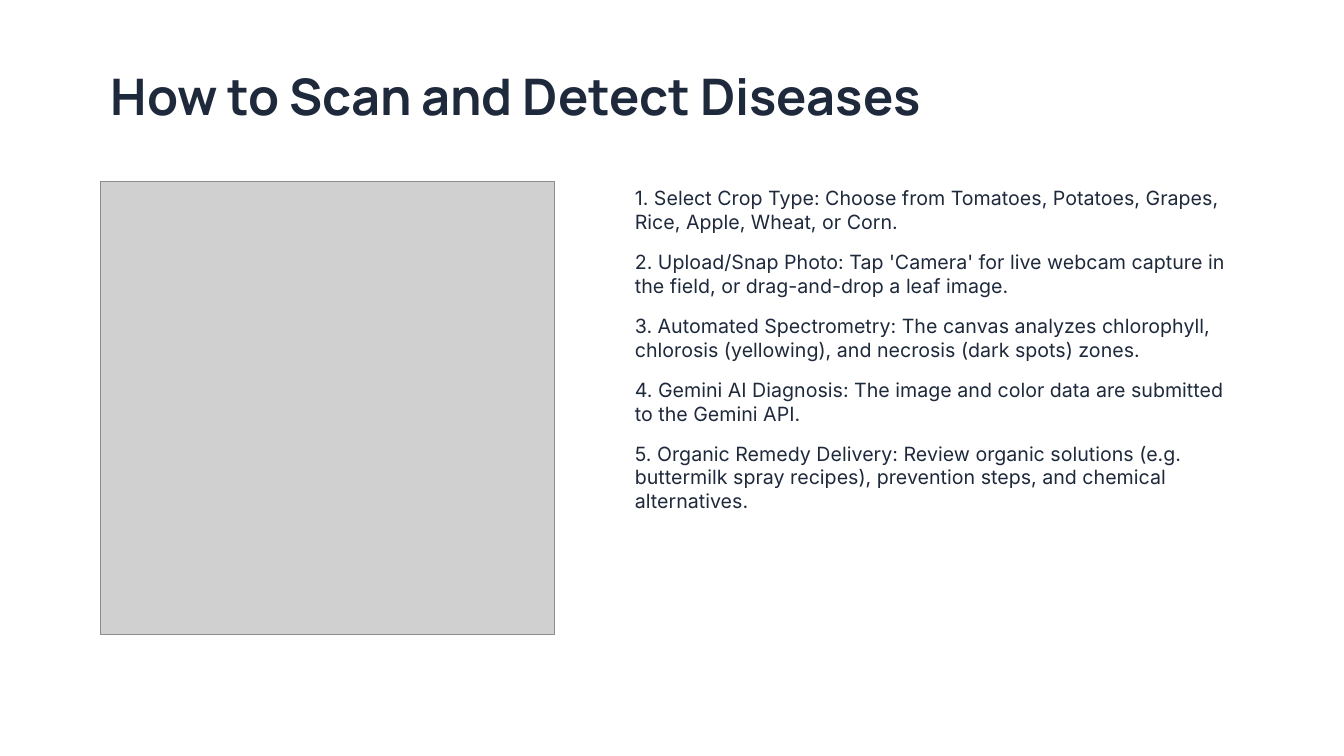
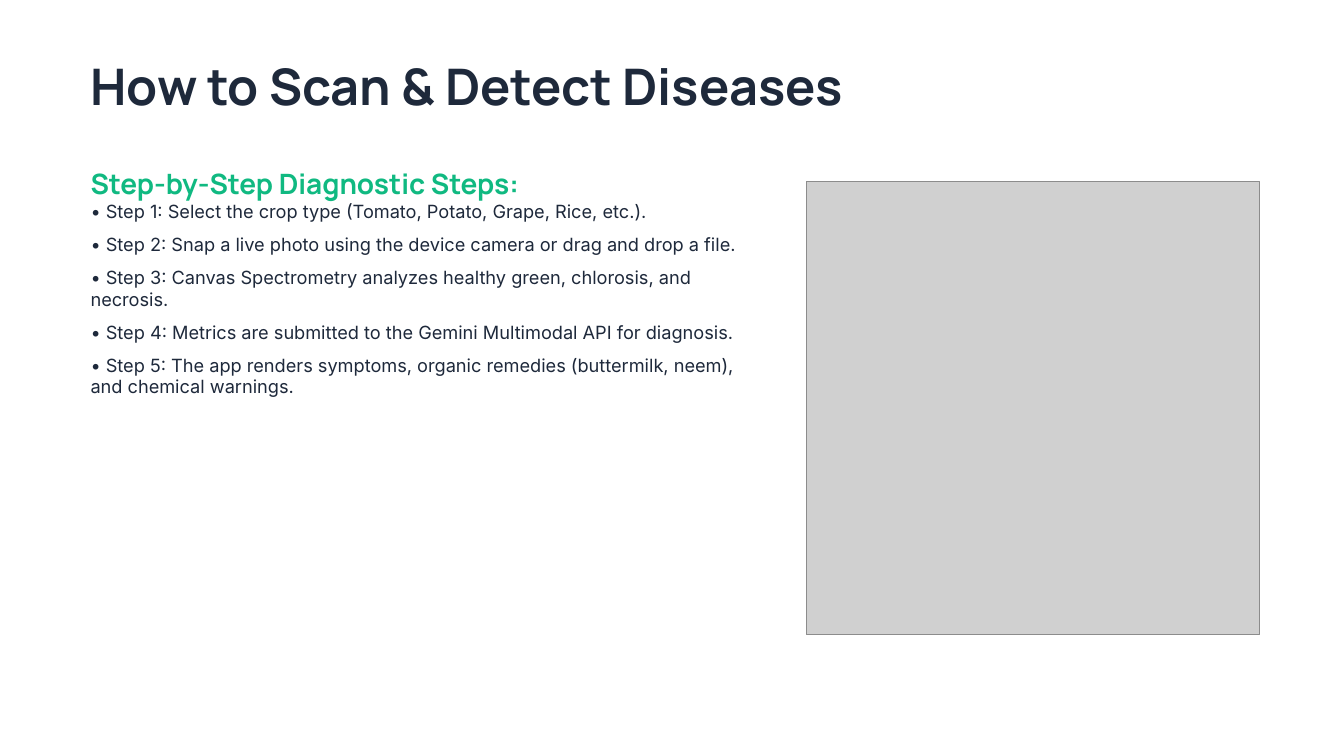
Before and after one commit to TsTeja13/farmtime, a slide deck: slide 4 of Farmtime_Presentation.pptx. Drawn at 1344x756 pixels with LibreOffice and Linux fonts; fonts in the diff are those of the drawing; grey boxes stand for pictures. Boxes give left, top, right and bottom in pixels: in the first picture for what was removed or moved away, otherwise in the second. Text is boxed around its words. In the diff, an @@ line names an element or a change of style, - is before the commit and + after.

```diff
--- a/Farmtime_Presentation.pptx
+++ b/Farmtime_Presentation.pptx
@@ text at box(91, 68, 843, 106): text changed @@
-How to Scan and Detect Diseases
+How to Scan & Detect Diseases
@@ text added at box(91, 173, 735, 397), 13 pt, text #1E293B @@
+Step-by-Step Diagnostic Steps:
+• Step 1: Select the crop type (Tomato, Potato, Grape, Rice, etc.).
+• Step 2: Snap a live photo using the device camera or drag and drop a file.
+• Step 3: Canvas Spectrometry analyzes healthy green, chlorosis, and necrosis.
+• Step 4: Metrics are submitted to the Gemini Multimodal API for diagnosis.
+• Step 5: The app renders symptoms, organic remedies (buttermilk, neem), and chemical warnings.
@@ text removed at box(635, 190, 1224, 509) @@
-1. Select Crop Type: Choose from Tomatoes, Potatoes, Grapes, Rice, Apple, Wheat, or Corn.
-2. Upload/Snap Photo: Tap 'Camera' for live webcam capture in the field, or drag-and-drop a leaf image.
-3. Automated Spectrometry: The canvas analyzes chlorophyll, chlorosis (yellowing), and necrosis (dark spots) zones.
-4. Gemini AI Diagnosis: The image and color data are submitted to the Gemini API.
-5. Organic Remedy Delivery: Review organic solutions (e.g. buttermilk spray recipes), prevention steps, and chemical alternatives.
@@ picture: place and size @@
-picture at box(101, 181, 555, 635)
+picture at box(807, 181, 1260, 635)
```
Also in this commit, not shown: 3 other slides changed, 3 slides added, 3 slides removed, 1 other file.
